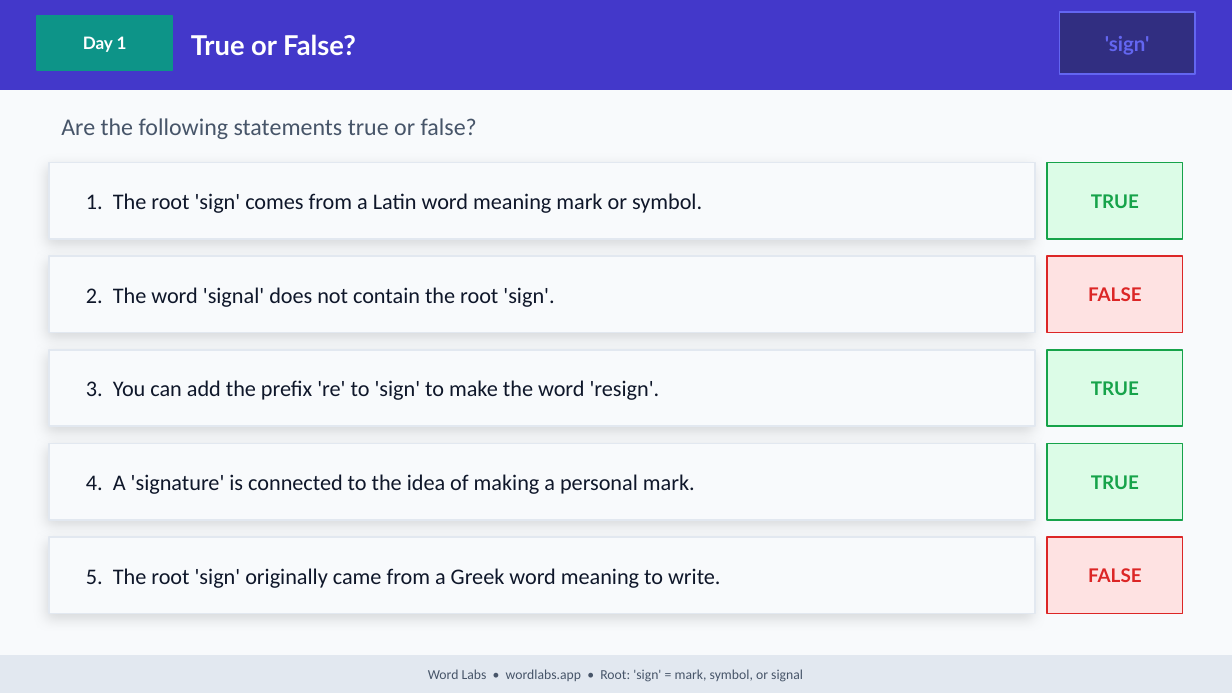
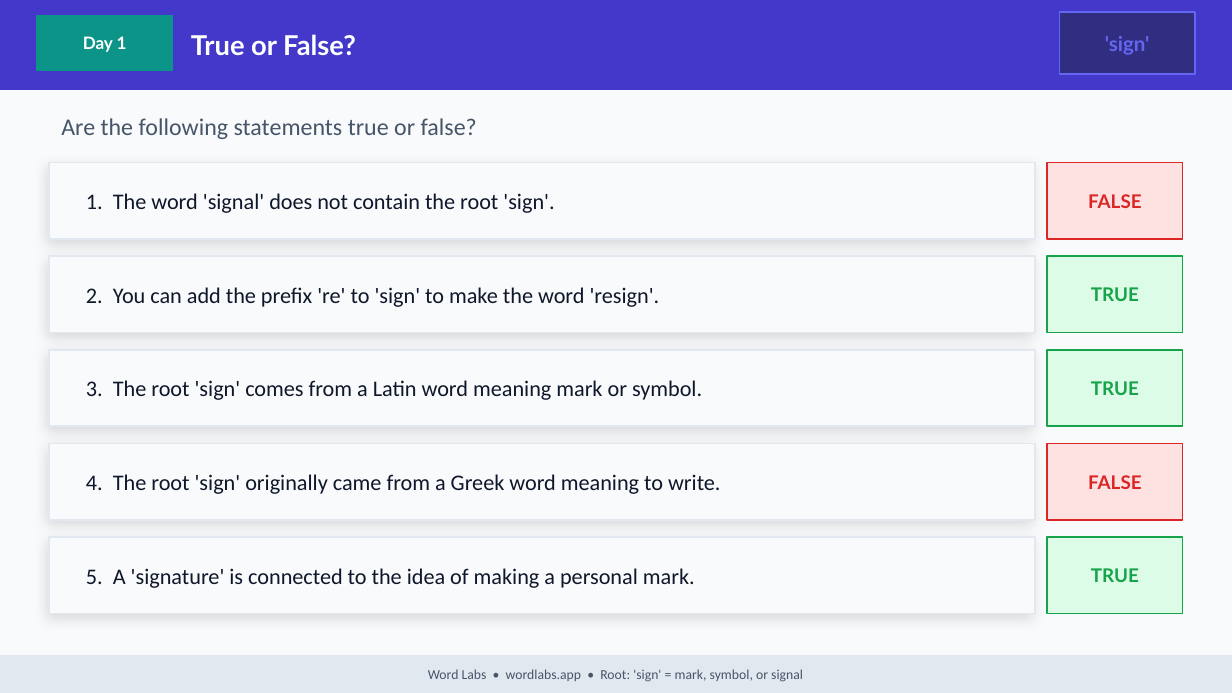
Before and after one commit to NickD135/morphology-builder, a slide deck: slide 5 of output/wordlabs-sign-3day.pptx. Drawn at 1232x693 pixels with LibreOffice and Linux fonts; fonts in the diff are those of the drawing. Boxes give left, top, right and bottom in pixels: in the first picture for what was removed or moved away, otherwise in the second. Text is boxed around its words. In the diff, an @@ line names an element or a change of style, - is before the commit and + after.

```diff
--- a/output/wordlabs-sign-3day.pptx
+++ b/output/wordlabs-sign-3day.pptx
@@ rectangle at (1047,163,1183,239): fill #DCFCE7 to #FEE2E2; outline #16A34A 1 pt to #DC2626 1 pt @@
@@ text "FALSE": place and size @@
-text "FALSE" at (1088,287,1142,301)
+text "FALSE" at (1088,194,1142,208)
@@ text at (86,193,554,213): text changed @@
-1. The root 'sign' comes from a Latin word meaning mark or symbol.
+1. The word 'signal' does not contain the root 'sign'.
@@ rectangle at (1047,256,1183,333): fill #FEE2E2 to #DCFCE7; outline #DC2626 1 pt to #16A34A 1 pt @@
@@ text "TRUE": place and size @@
-text "TRUE" at (1091,194,1139,208)
+text "TRUE" at (1091,287,1139,301)
@@ text at (86,287,660,307): text changed @@
-2. The word 'signal' does not contain the root 'sign'.
+2. You can add the prefix 're' to 'sign' to make the word 'resign'.
@@ text at (86,380,702,400): text changed @@
-3. You can add the prefix 're' to 'sign' to make the word 'resign'.
+3. The root 'sign' comes from a Latin word meaning mark or symbol.
@@ rectangle at (1047,444,1183,520): fill #DCFCE7 to #FEE2E2; outline #16A34A 1 pt to #DC2626 1 pt @@
@@ text "FALSE": place and size @@
-text "FALSE" at (1088,568,1142,582)
+text "FALSE" at (1088,475,1142,489)
@@ text at (86,474,720,494): text changed @@
-4. A 'signature' is connected to the idea of making a personal mark.
+4. The root 'sign' originally came from a Greek word meaning to write.
@@ rectangle at (1047,537,1183,614): fill #FEE2E2 to #DCFCE7; outline #DC2626 1 pt to #16A34A 1 pt @@
@@ text "TRUE": place and size @@
-text "TRUE" at (1091,475,1139,489)
+text "TRUE" at (1091,568,1139,582)
@@ text at (86,568,695,588): text changed @@
-5. The root 'sign' originally came from a Greek word meaning to write.
+5. A 'signature' is connected to the idea of making a personal mark.
```
Also in this commit, not shown: 4 other slides changed, 43 other files.
